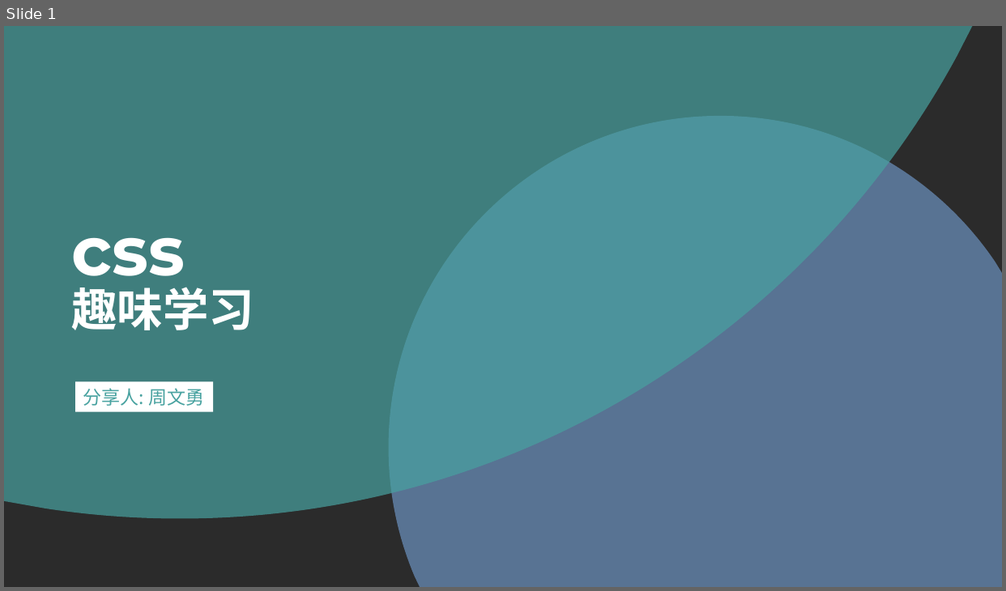
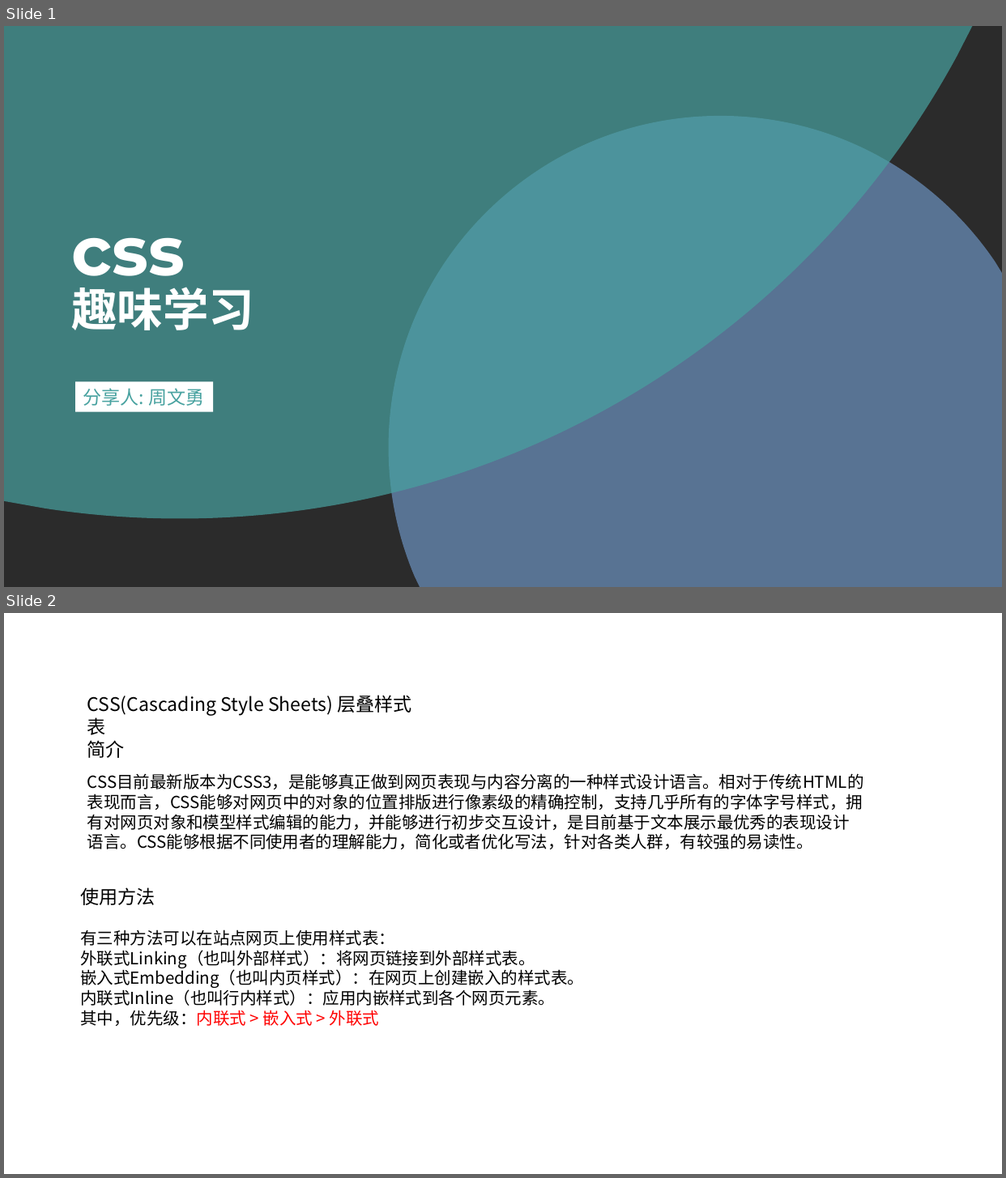
Before and after one commit to chutou/cssDemo, a slide deck: css 趣味之旅.pptx. Shown one above the other, each under a label of ours: slide 1 before the commit, slides 1 and 2 after it. The pictures are 1006x591 and 1006x1178 pixels, drawn with LibreOffice and Linux fonts; fonts in the diff are those of the drawing; background and template pictures are left out; a plain dark background stands for a picture behind light text. Boxes give left, top, right and bottom in pixels: in the first picture for what was removed or moved away, otherwise in the second. Text is boxed around its words. In the diff, an @@ line names an element or a change of style, - is before the commit and + after.

Commit message:
modify ppt

```diff
--- a/css 趣味之旅.pptx
+++ b/css 趣味之旅.pptx
@@ slide 2 added at bbox=[4, 613, 1002, 1174], background picture (left out) @@
@@ text added at bbox=[87, 695, 412, 735], 18 pt, text #000000 @@
+CSS(Cascading Style Sheets) 层叠样式表
@@ text added at bbox=[87, 740, 125, 758], 18 pt, text #000000 @@
+简介
@@ text added at bbox=[87, 773, 864, 850], 16 pt, text #000000 @@
+CSS目前最新版本为CSS3，是能够真正做到网页表现与内容分离的一种样式设计语言。相对于传统HTML的表现而言，CSS能够对网页中的对象的位置排版进行像素级的精确控制，支持几乎所有的字体字号样式，拥有对网页对象和模型样式编辑的能力，并能够进行初步交互设计，是目前基于文本展示最优秀的表现设计语言。CSS能够根据不同使用者的理解能力，简化或者优化写法，针对各类人群，有较强的易读性。
@@ text added at bbox=[80, 888, 584, 1026], 16 pt, text #000000 @@
+使用方法
+有三种方法可以在站点网页上使用样式表：
+外联式Linking（也叫外部样式）：将网页链接到外部样式表。
+嵌入式Embedding（也叫内页样式）：在网页上创建嵌入的样式表。
+内联式Inline（也叫行内样式）：应用内嵌样式到各个网页元素。
+其中，优先级：内联式 > 嵌入式 > 外联式
```
